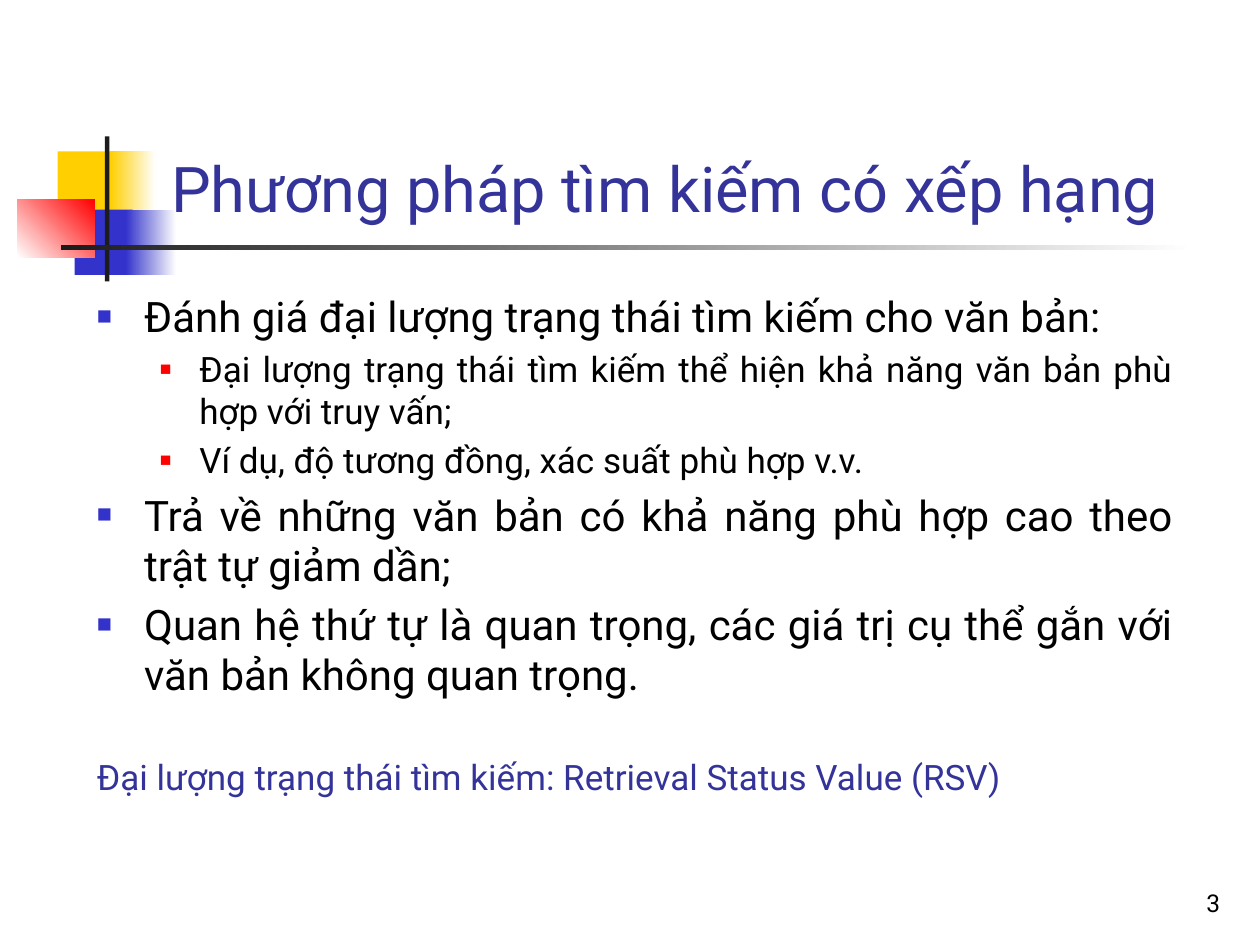
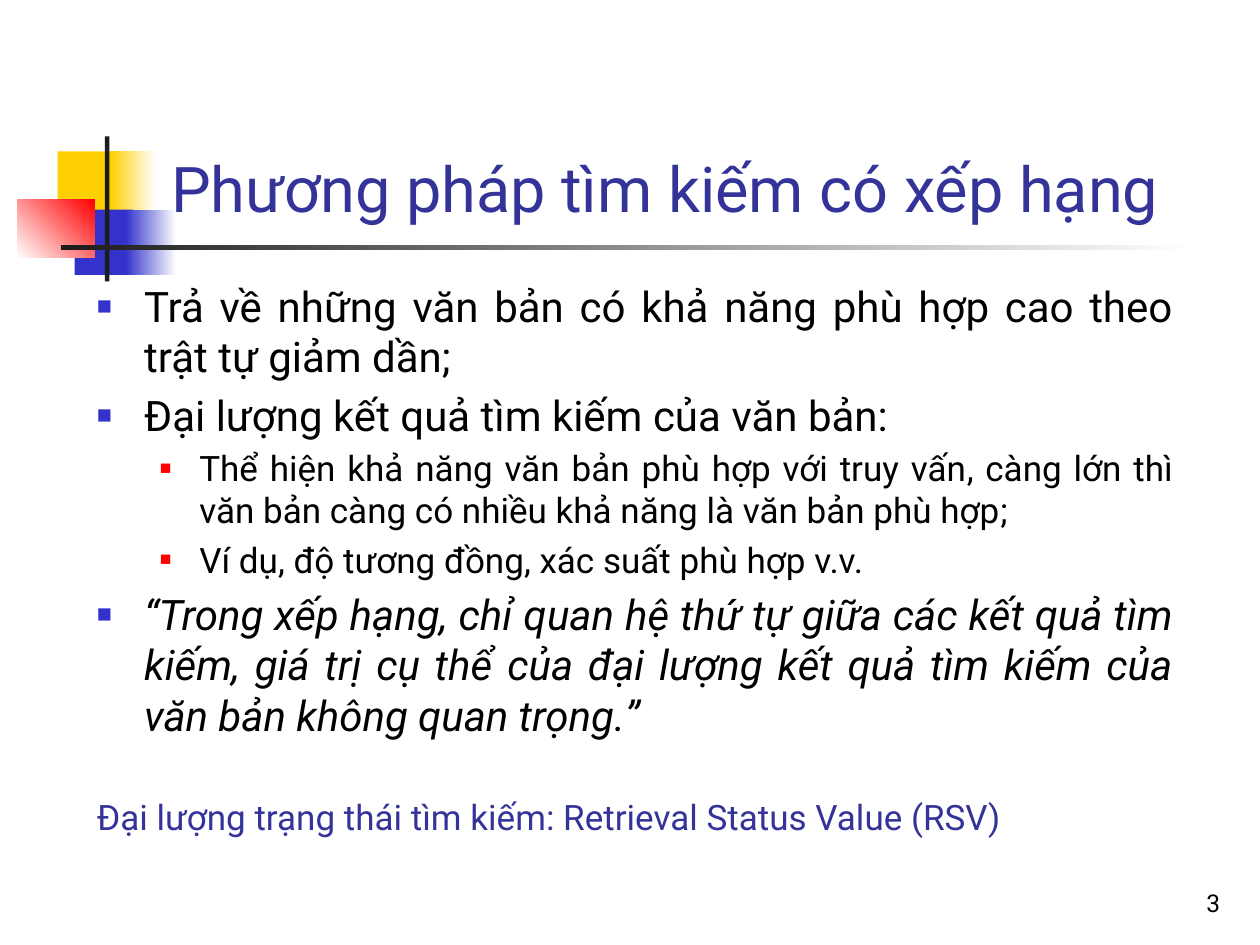
Before and after one commit to nguyenkhanhthien/IT4853, a slide deck: slide 3 of Bai 4 Mô hình không gian vec-tơ.pptx. Drawn at 1260x945 pixels with LibreOffice and Linux fonts; fonts in the diff are those of the drawing. Boxes give left, top, right and bottom in pixels: in the first picture for what was removed or moved away, otherwise in the second. Text is boxed around its words. In the diff, an @@ line names an element or a change of style, - is before the commit and + after.

```diff
--- a/Bai 4 Mô hình không gian vec-tơ.pptx
+++ b/Bai 4 Mô hình không gian vec-tơ.pptx
@@ text "Trả về những văn bản ..." moved from (x1=97, y1=297, x2=1172, y2=798) to (x1=97, y1=287, x2=1172, y2=838) @@
@@ text at (x1=144, y1=287, x2=1172, y2=531): text changed @@
-■ Đánh giá đại lượng trạng thái tìm kiếm cho văn bản:
-  ■ Đại lượng trạng thái tìm kiếm thể hiện khả năng văn bản phù hợp với truy vấn;
+■ Trả về những văn bản có khả năng phù hợp cao theo trật tự giảm dần;
+■ Đại lượng kết quả tìm kiếm của văn bản:
+  ■ Thể hiện khả năng văn bản phù hợp với truy vấn, càng lớn thì văn bản càng có nhiều khả năng là văn bản phù hợp;
@@ text at (x1=144, y1=595, x2=1172, y2=740): text changed; italic on @@
-■ Trả về những văn bản có khả năng phù hợp cao theo trật tự giảm dần;
-■ Quan hệ thứ tự là quan trọng, các giá trị cụ thể gắn với văn bản không quan trọng.
+■ “Trong xếp hạng, chỉ quan hệ thứ tự giữa các kết quả tìm kiếm, giá trị cụ thể của đại lượng kết quả tìm kiếm của văn bản không quan trọng.”
```
Also in this commit, not shown: 9 other slides changed, 1 other file.
